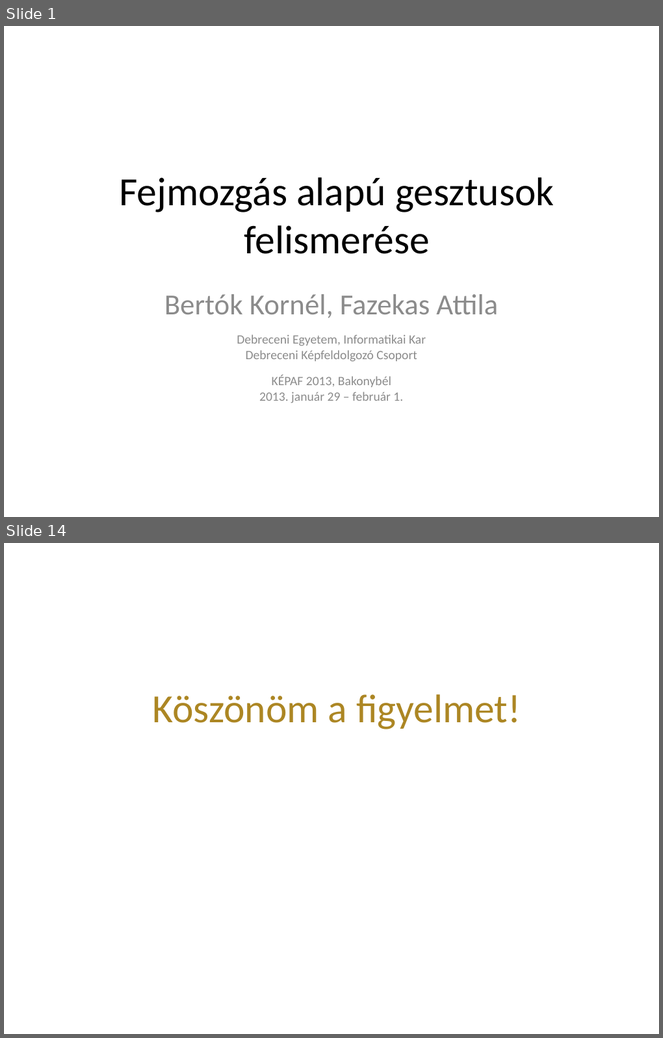
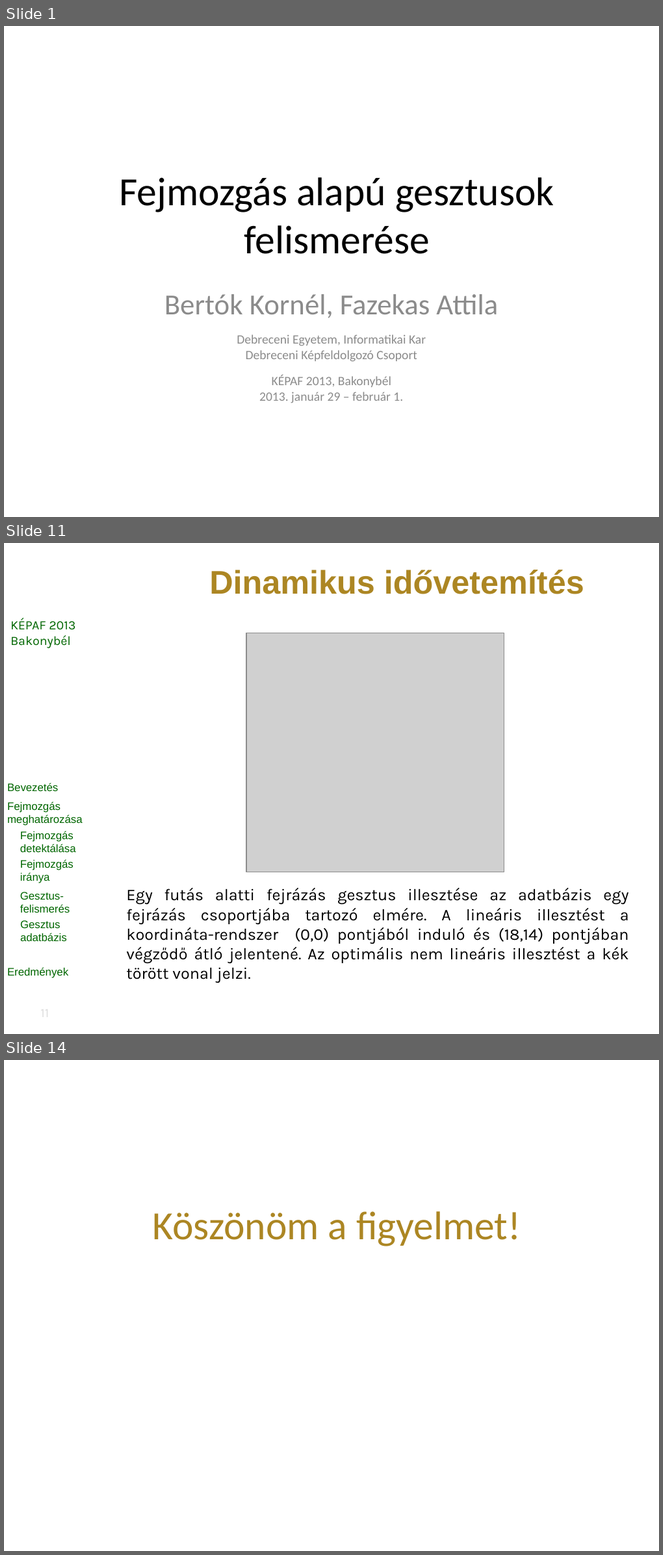
Before and after one commit to vohoaiviet/face-gesture-api, a slide deck: HeadMovement/research/kepaf/ppt/bertok.kornel.kepaf.2013.pptx. Shown one above the other, each under a label of ours: slides 1 and 14 before the commit, slides 1, 11 and 14 after it; the slides between them are not shown. The pictures are 663x1038 and 663x1555 pixels, drawn with LibreOffice and Linux fonts; fonts in the diff are those of the drawing; grey boxes stand for pictures; background and template pictures are left out. Boxes give left, top, right and bottom in pixels: in the first picture for what was removed or moved away, otherwise in the second. Text is boxed around its words. In the diff, an @@ line names an element or a change of style, - is before the commit and + after.

```diff
--- a/HeadMovement/research/kepaf/ppt/bertok.kornel.kepaf.2013.pptx
+++ b/HeadMovement/research/kepaf/ppt/bertok.kornel.kepaf.2013.pptx
@@ slide 11 added at box(4, 543, 659, 1034), background picture (left out) @@
@@ title added at box(209, 570, 584, 594), 36 pt, text #AC8623, bold @@
+Dinamikus idővetemítés
@@ text added at box(10, 618, 76, 648), 14 pt, text #006600 @@
+KÉPAF 2013
+Bakonybél
@@ picture added at box(246, 633, 504, 873) @@
@@ text added at box(7, 783, 83, 979), 12 pt, text #006600 @@
+Bevezetés
+Fejmozgás meghatározása
+Fejmozgás detektálása
+Fejmozgás iránya
+Gesztus-felismerés
+Gesztus adatbázis
+DTW
+Eredmények
@@ text added at box(126, 888, 629, 983), 18 pt, text #000000 @@
+Egy futás alatti fejrázás gesztus illesztése az adatbázis egy fejrázás csoportjába tartozó elmére. A lineáris illesztést a koordináta-rendszer (0,0) pontjából induló és (18,14) pontjában végződő átló jelentené. Az optimális nem lineáris illesztést a kék törött vonal jelzi.
@@ page number added at box(15, 1002, 76, 1025), 14 pt, text #DDDDDD @@
+11
```
Also in this commit, not shown: 8 slides changed, 3 other slides added, 4 slides removed.
